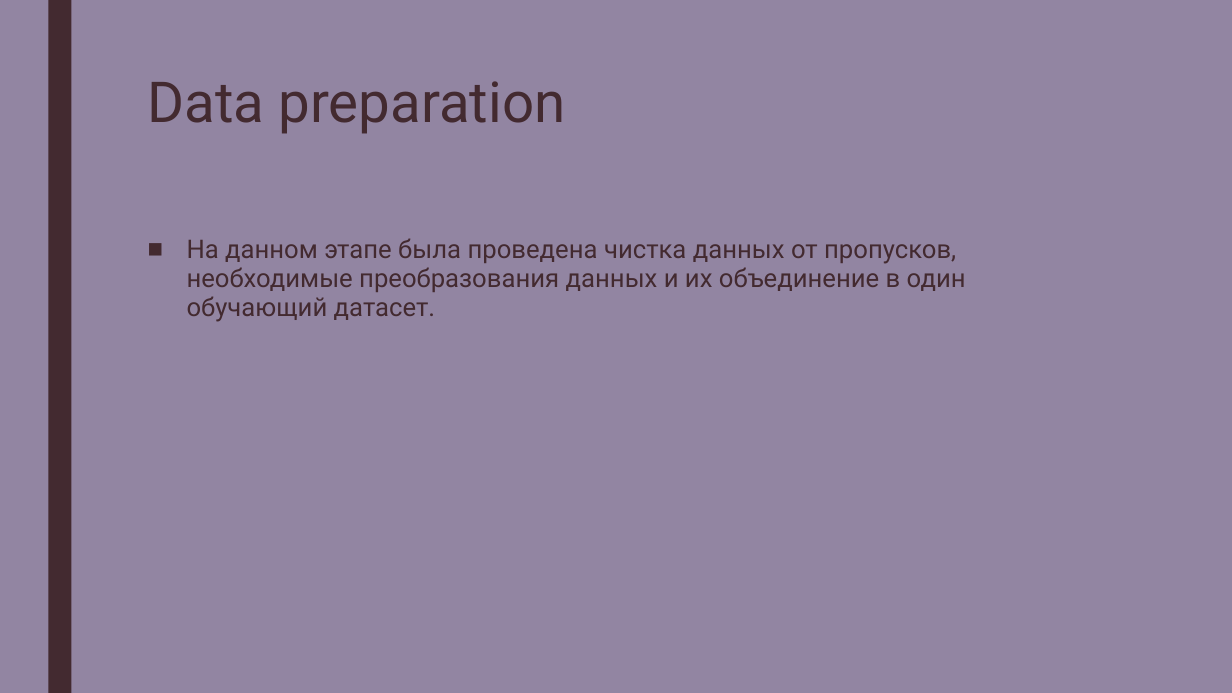
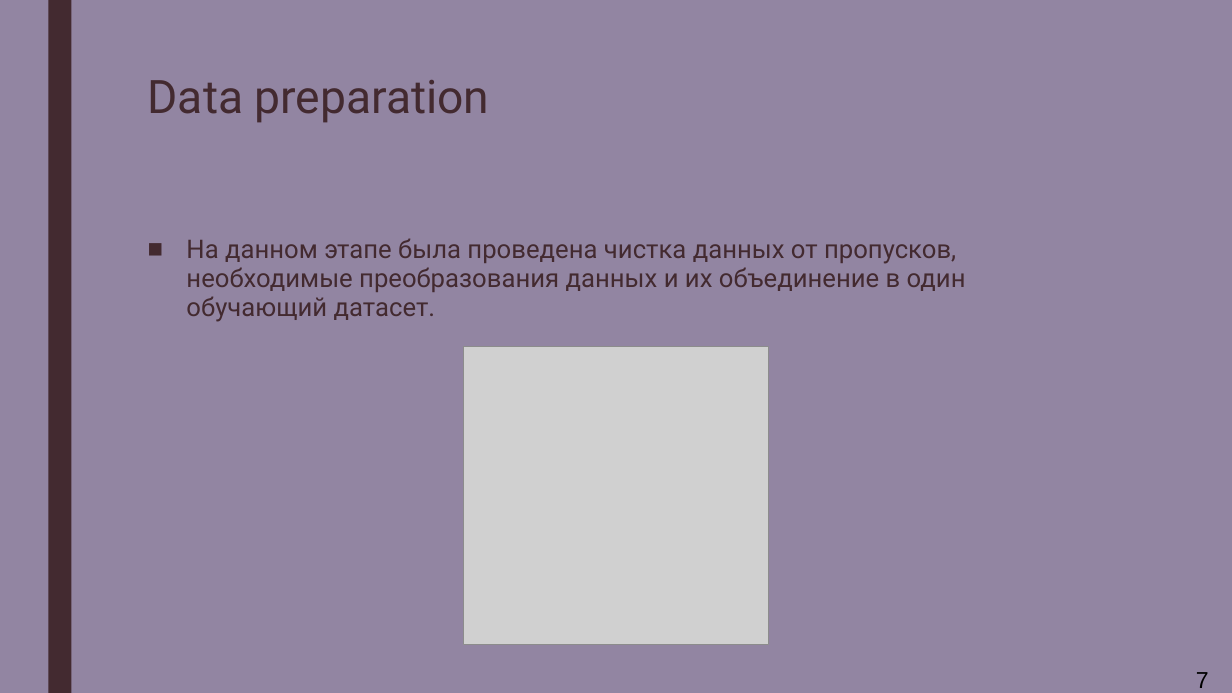
Before and after one commit to zumvanrin/DM_team_RIIID, a slide deck: slide 7 of Riid.pptx (slide 8 before the commit). Drawn at 1232x693 pixels with LibreOffice and Linux fonts; fonts in the diff are those of the drawing; grey boxes stand for pictures. Boxes give left, top, right and bottom in pixels: in the first picture for what was removed or moved away, otherwise in the second. Text is boxed around its words. In the diff, an @@ line names an element or a change of style, - is before the commit and + after.

```diff
--- a/Riid.pptx
+++ b/Riid.pptx
@@ text "Data preparation" at (148, 80, 490, 123): size 44 to 36 pt @@
@@ picture added at (464, 347, 769, 645) @@
@@ text added at (1196, 672, 1209, 688), 18 pt, text #000000 @@
+7
```
Also in this commit, not shown: 7 other slides changed, 5 slides added, 5 slides removed.
